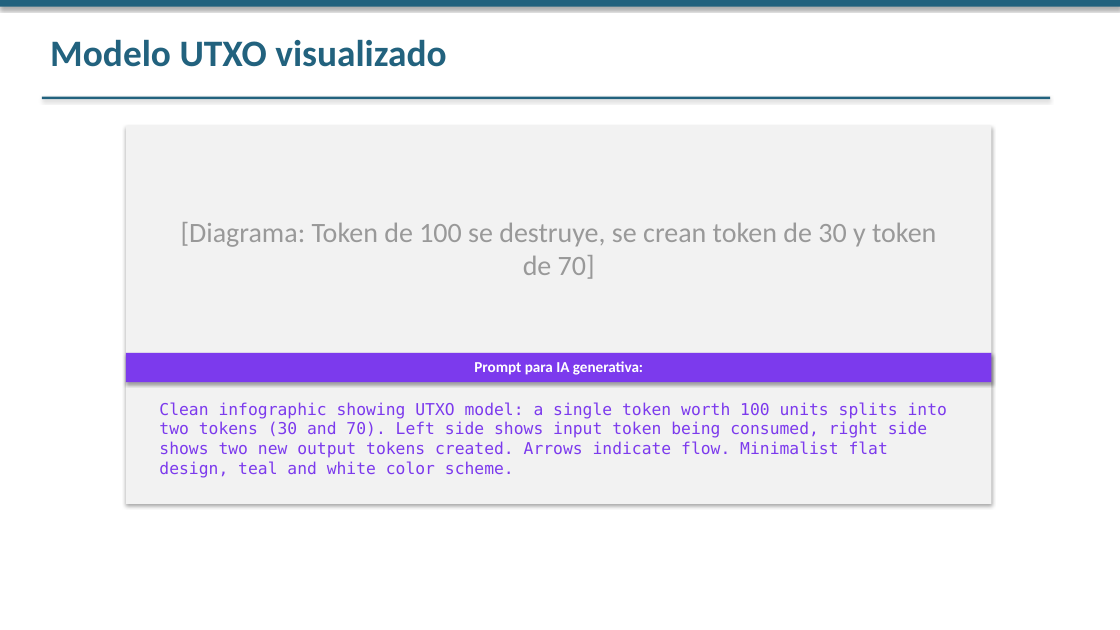
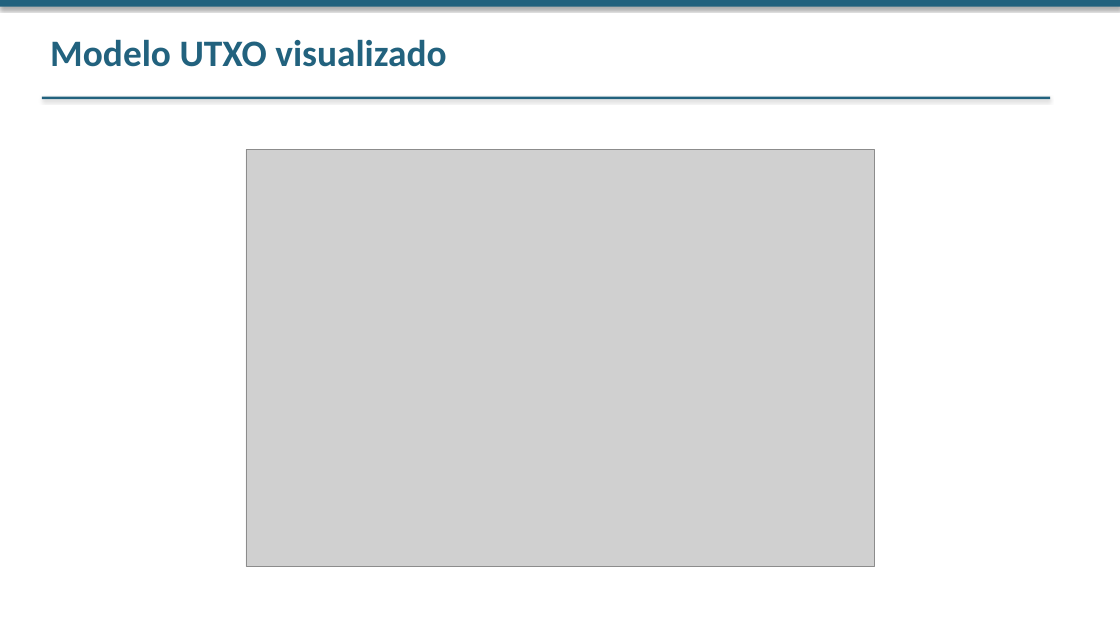
Before and after one commit to jjnieto/fabric, a slide deck: slide 8 of docs/slides/Modulo 4/dia1_anexo.pptx. Drawn at 1120x630 pixels with LibreOffice and Linux fonts; fonts in the diff are those of the drawing; grey boxes stand for pictures. Boxes give left, top, right and bottom in pixels: in the first picture for what was removed or moved away, otherwise in the second. Text is boxed around its words. In the diff, an @@ line names an element or a change of style, - is before the commit and + after.

```diff
--- a/docs/slides/Modulo 4/dia1_anexo.pptx
+++ b/docs/slides/Modulo 4/dia1_anexo.pptx
@@ rectangle removed at bbox=[126, 126, 991, 504] @@
@@ picture added at bbox=[246, 150, 875, 567] @@
@@ text removed at bbox=[181, 222, 936, 279] @@
-[Diagrama: Token de 100 se destruye, se crean token de 30 y token de 70]
@@ rectangle removed at bbox=[126, 353, 991, 382] @@
@@ text removed at bbox=[474, 361, 643, 375] @@
-Prompt para IA generativa:
@@ text removed at bbox=[159, 402, 947, 478] @@
-Clean infographic showing UTXO model: a single token worth 100 units splits into two tokens (30 and 70). Left side shows input token being consumed, right side shows two new output tokens created. Arrows indicate flow. Minimalist flat design, teal and white color scheme.
```
Also in this commit, not shown: 1 other slide changed, 10 other files.
